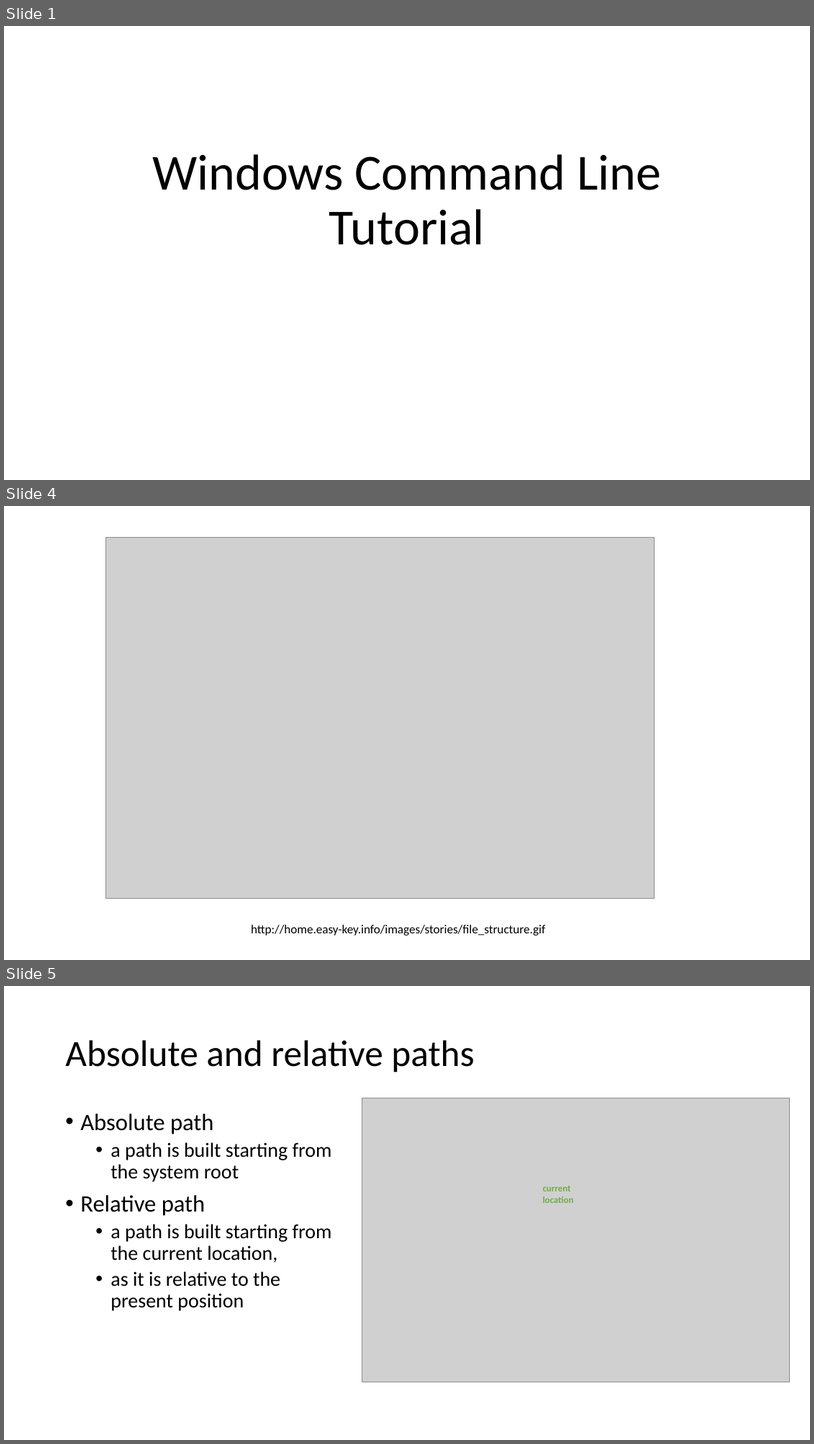
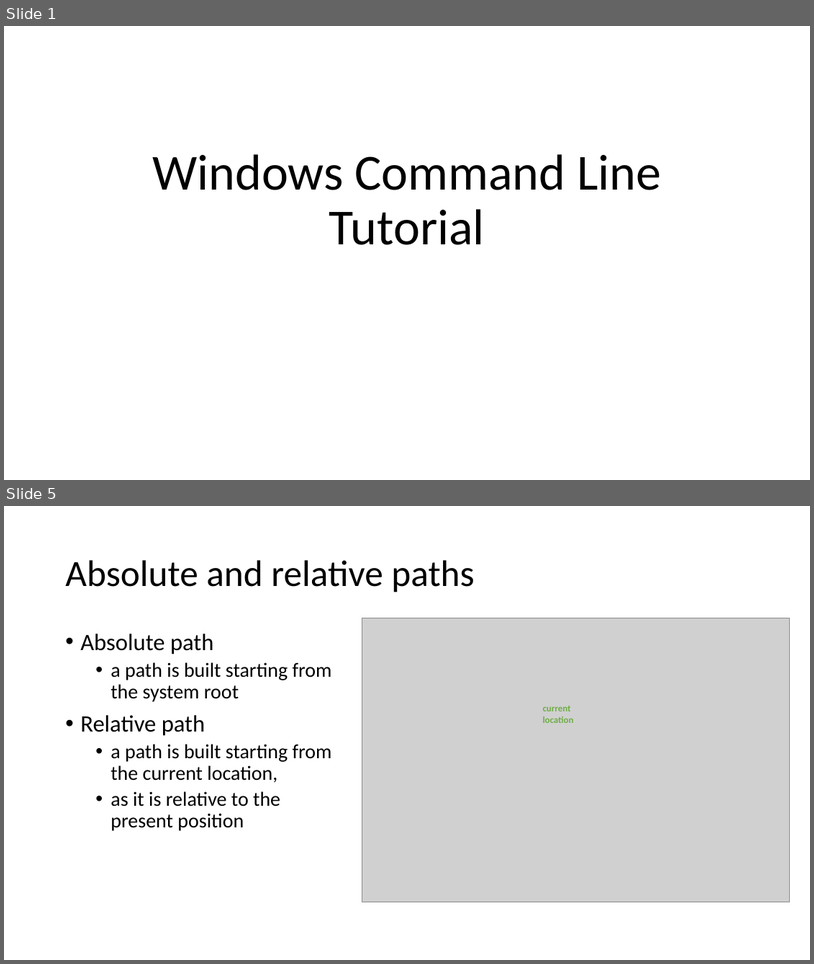
Before and after one commit to frankwxu/digital-forensics-lab, a slide deck: Basic_Computer_Skills_for_Forensics/2_Win_command_line_tutorial.pptx. Shown one above the other, each under a label of ours: slides 1, 4 and 5 before the commit, slides 1 and 5 after it; the slides between them are not shown. The pictures are 814x1444 and 814x964 pixels, drawn with LibreOffice and Linux fonts; fonts in the diff are those of the drawing; grey boxes stand for pictures; background and template pictures are left out. Boxes give left, top, right and bottom in pixels: in the first picture for what was removed or moved away, otherwise in the second. Text is boxed around its words. In the diff, an @@ line names an element or a change of style, - is before the commit and + after.

```diff
--- a/Basic_Computer_Skills_for_Forensics/2_Win_command_line_tutorial.pptx
+++ b/Basic_Computer_Skills_for_Forensics/2_Win_command_line_tutorial.pptx
@@ slide 4 removed at <box>4,506,810,960</box>, background #FFFFFF @@
@@ picture removed at <box>106,537,654,898</box> @@
@@ text removed at <box>251,924,545,935</box> @@
-http://home.easy-key.info/images/stories/file_structure.gif
```
Also in this commit, not shown: 4 slides changed, 1 other file.
